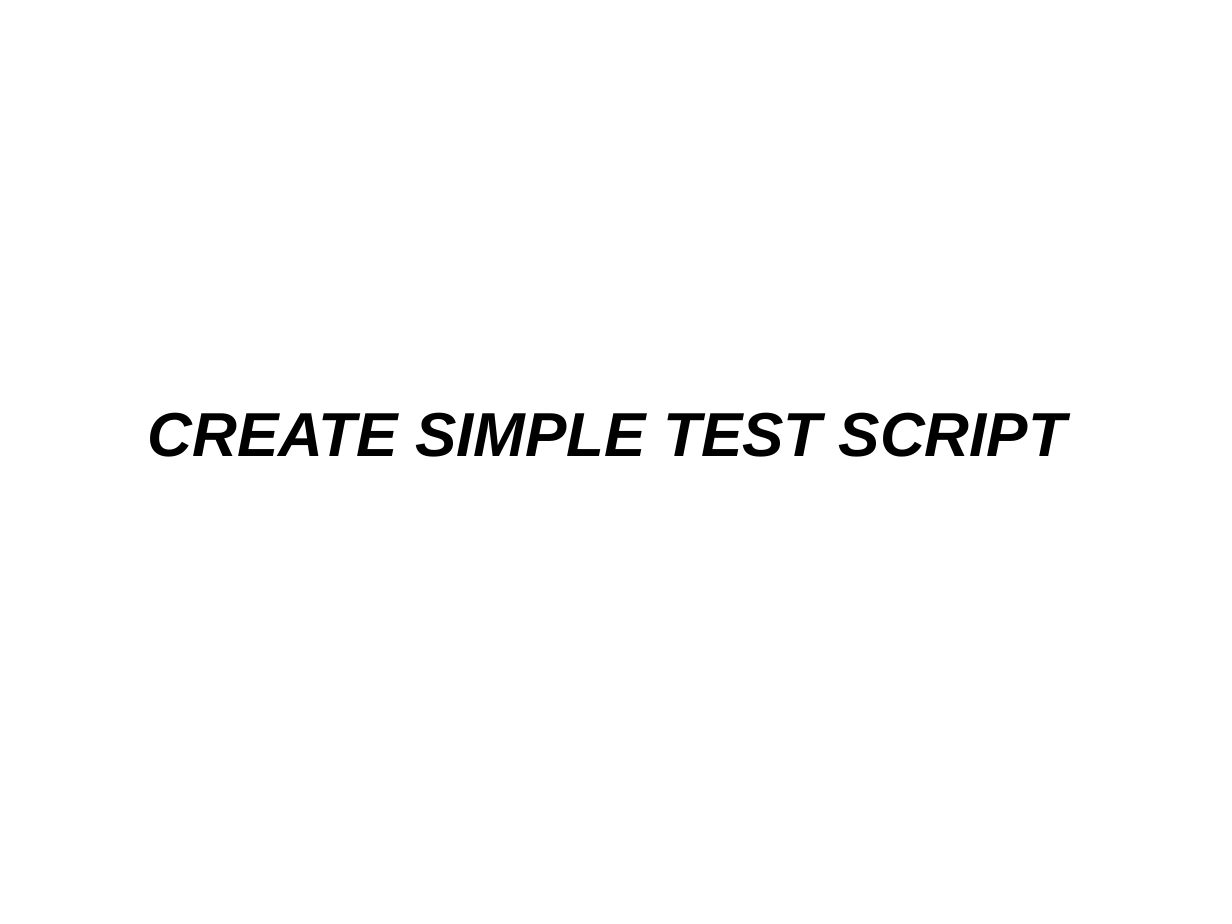
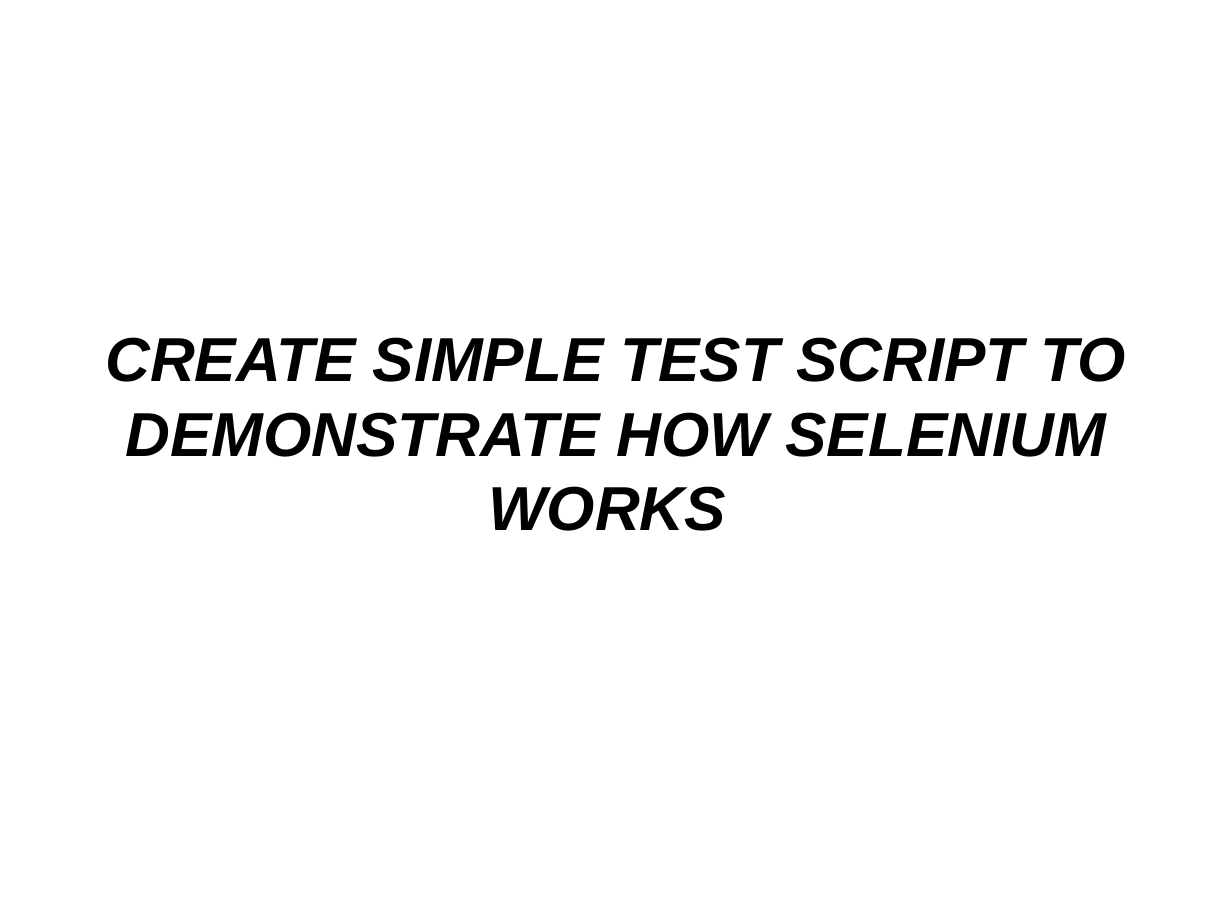
Before and after one commit to kirol/selenium, a slide deck: slide 11 of Selenium & Testops.odp. Drawn at 1232x924 pixels with LibreOffice and Linux fonts; fonts in the diff are those of the drawing. Boxes give left, top, right and bottom in pixels: in the first picture for what was removed or moved away, otherwise in the second. Text is boxed around its words. In the diff, an @@ line names an element or a change of style, - is before the commit and + after.

```diff
--- a/Selenium & Testops.odp
+++ b/Selenium & Testops.odp
@@ subtitle at [105, 337, 1126, 531]: text changed @@
-CREATE SIMPLE TEST SCRIPT
+CREATE SIMPLE TEST SCRIPT TO DEMONSTRATE HOW SELENIUM WORKS
```
Also in this commit, not shown: 15 other slides changed, 4 slides added, 1 slide removed, 1 other file.
